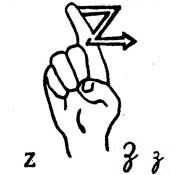
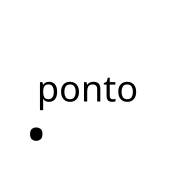
Before/after of a 175×175 layered artwork. What changed in the layer stack:
added layer "Paint Layer 1" above "Background" over bbox(8, 0, 175, 175)
painted on "Background" (1st of 28) over bbox(8, 0, 175, 175)
painted on "Background" (2nd of 28) over bbox(8, 0, 175, 175)
painted on "Background" (6th of 28) over bbox(8, 0, 175, 175)
painted on "Background" (7th of 28) over bbox(8, 0, 175, 175)
painted on "Background" (8th of 28) over bbox(8, 0, 175, 175)
painted on "Background" (12th of 28) over bbox(8, 0, 175, 175)
painted on "Background" (13th of 28) over bbox(8, 0, 175, 175)
painted on "Background" (14th of 28) over bbox(8, 0, 175, 175)
painted on "Background" (24th of 28) over bbox(8, 0, 175, 175)
painted on "Background" (26th of 28) over bbox(8, 0, 175, 175)
painted on "Background" (28th of 28) over bbox(8, 0, 175, 175)
